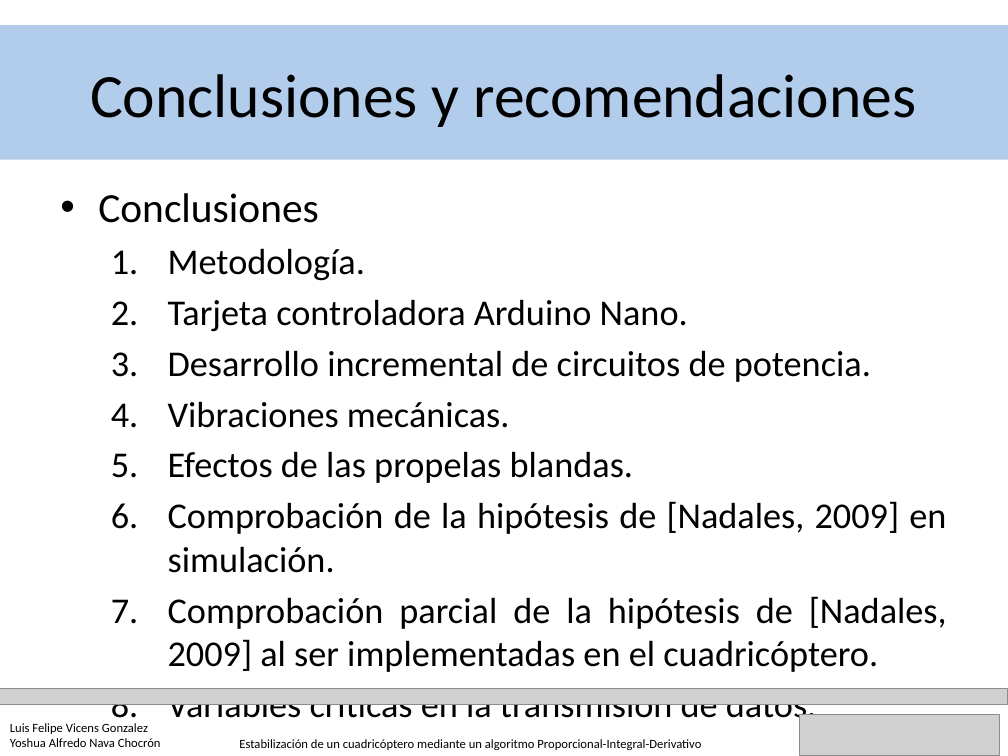
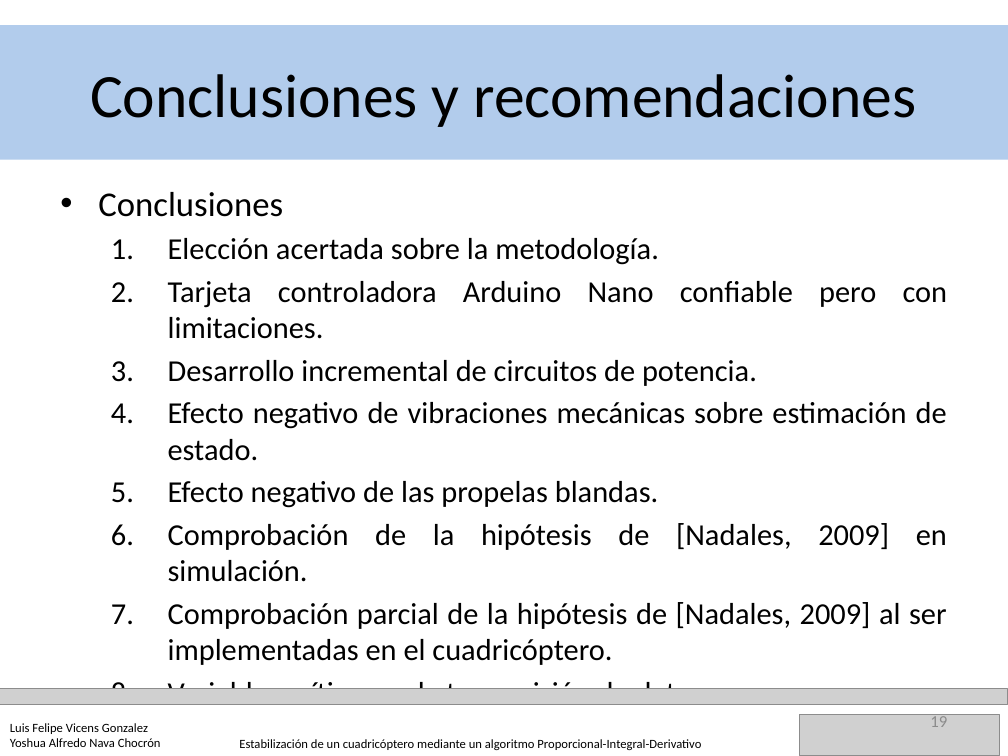
Before and after one commit to YoshuaNava/TesisCuadricoptero, a slide deck: slide 19 of Documento/Defensa TEG animaciones.pptx. Drawn at 1008x756 pixels with LibreOffice and Linux fonts; fonts in the diff are those of the drawing; grey boxes stand for pictures. Boxes give left, top, right and bottom in pixels: in the first picture for what was removed or moved away, otherwise in the second. Text is boxed around its words. In the diff, an @@ line names an element or a change of style, - is before the commit and + after.

```diff
--- a/Documento/Defensa TEG animaciones.pptx
+++ b/Documento/Defensa TEG animaciones.pptx
@@ text at [98,192,947,710]: size 29.6 to 24.8 pt in "Conclusiones"; size 25.9 to 21.7 pt in "Desarrollo incremental de circuitos de potencia.", "Comprobación de la hipótesis de [Nadales, 2009] ...", "Comprobación parcial de la hipótesis de [Nadales, ...", "Variables críticas en la transmisión de datos." @@
@@ text at [168,238,948,339]: text changed; size 25.9 to 21.7 pt @@
-  1. Metodología.
-  2. Tarjeta controladora Arduino Nano.
+  1. Elección acertada sobre la metodología.
+  2. Tarjeta controladora Arduino Nano confiable pero con limitaciones.
@@ text at [168,402,947,508]: text changed; size 25.9 to 21.7 pt @@
-  4. Vibraciones mecánicas.
-  5. Efectos de las propelas blandas.
+  4. Efecto negativo de vibraciones mecánicas sobre estimación de estado.
+  5. Efecto negativo de las propelas blandas.
@@ page number added at [930,714,947,727], 12 pt, text #8C8C8C @@
+19
```
Also in this commit, not shown: 22 other slides changed, 4 other files.
